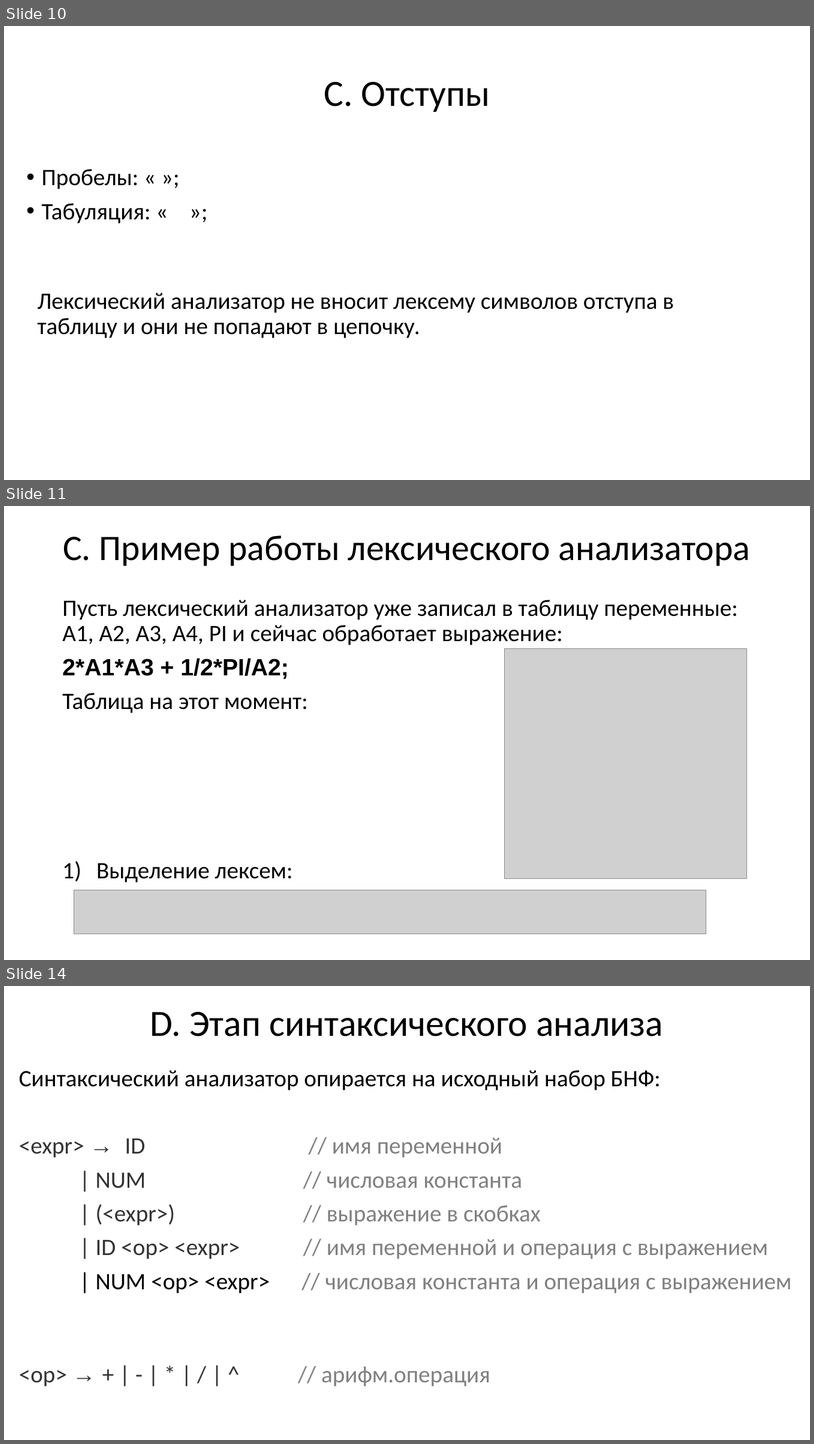
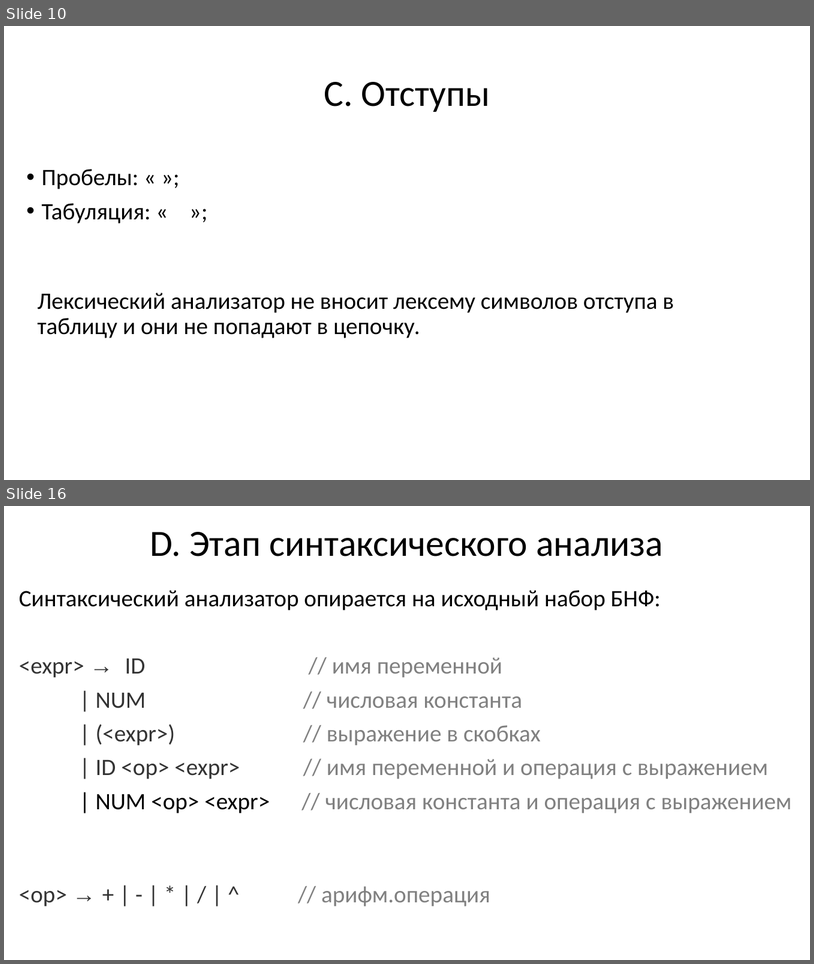
Before and after one commit to goddamnteam/korzun, a slide deck: task3.pptx. Shown one above the other, each under a label of ours: slides 10, 11 and 14 before the commit, slides 10 and 16 after it; the slides between them are not shown. The pictures are 814x1444 and 814x964 pixels, drawn with LibreOffice and Linux fonts; fonts in the diff are those of the drawing; grey boxes stand for pictures. Boxes give left, top, right and bottom in pixels: in the first picture for what was removed or moved away, otherwise in the second. Text is boxed around its words. In the diff, an @@ line names an element or a change of style, - is before the commit and + after.

```diff
--- a/task3.pptx
+++ b/task3.pptx
@@ slide 11 removed at bbox=[4, 506, 810, 960], background #FFFFFF @@
@@ title removed at bbox=[63, 535, 751, 566] @@
-C. Пример работы лексического анализатора
@@ text removed at bbox=[62, 600, 738, 882] @@
-Пусть лексический анализатор уже записал в таблицу переменные: A1, A2, A3, A4, PI и сейчас обработает выражение:
-2*A1*A3 + 1/2*PI/A2;
-Таблица на этот момент:
-1) Выделение лексем:
@@ picture removed at bbox=[505, 648, 747, 878] @@
@@ picture removed at bbox=[74, 889, 707, 934] @@
@@ what was slide 14 is now slide 16 @@
```
Also in this commit, not shown: 13 slides changed, 9 slides added, 6 other slides removed.
